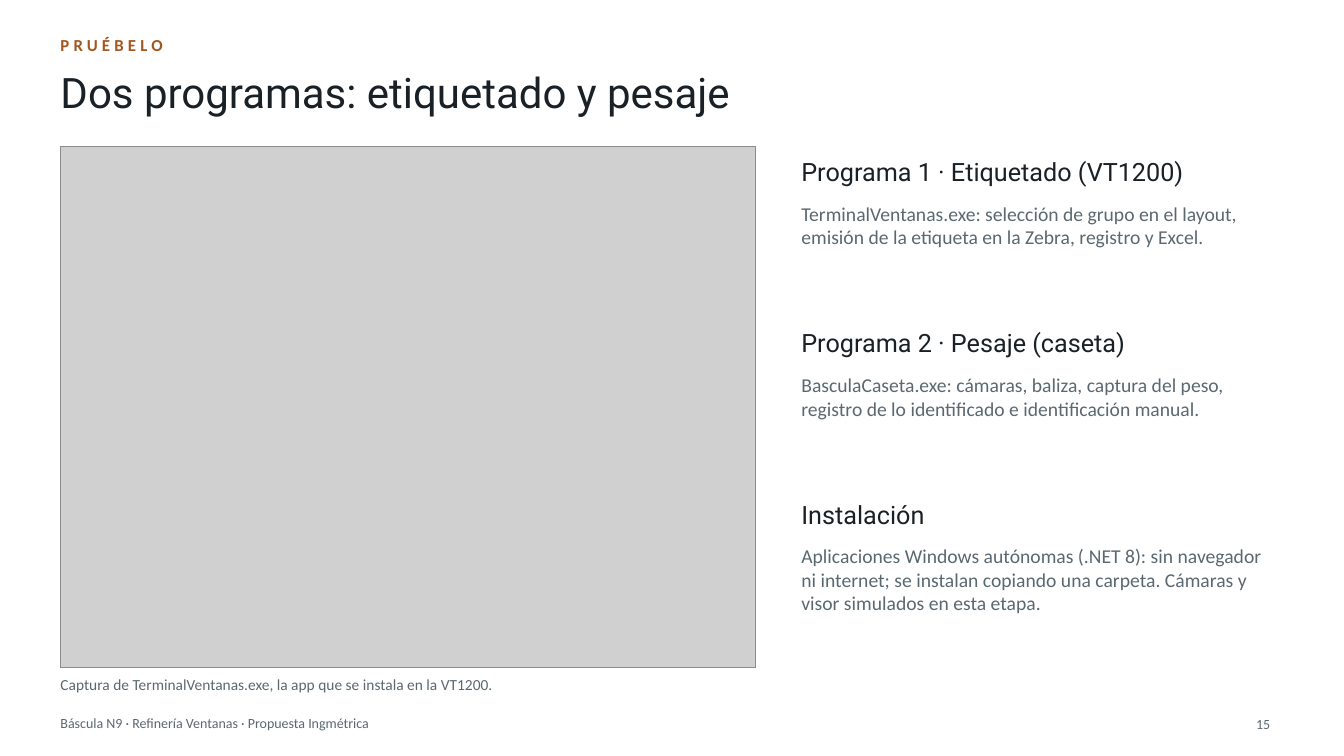
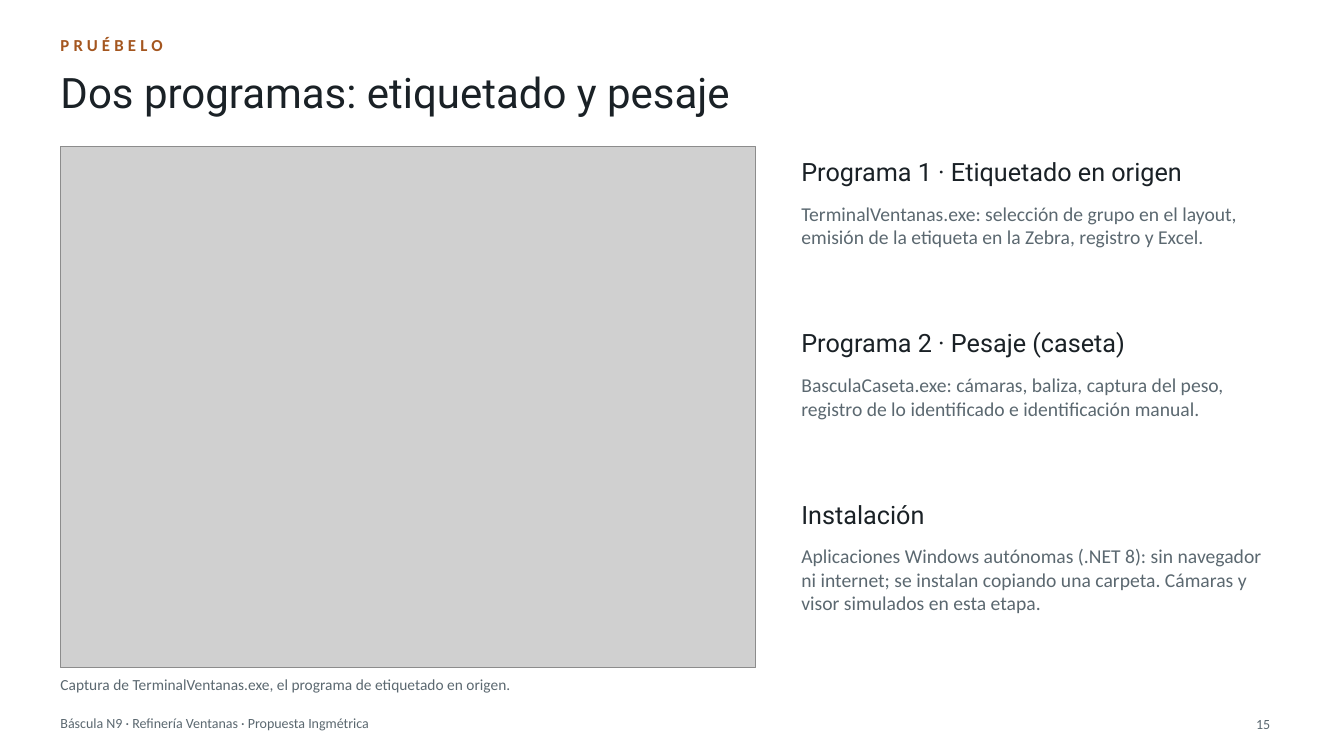
Before and after one commit to BortegaING/Codelco-Proyecto, a slide deck: slide 15 of presentacion/Bascula-N9-Ventanas.pptx. Drawn at 1344x756 pixels with LibreOffice and Linux fonts; fonts in the diff are those of the drawing; grey boxes stand for pictures. Boxes give left, top, right and bottom in pixels: in the first picture for what was removed or moved away, otherwise in the second. Text is boxed around its words. In the diff, an @@ line names an element or a change of style, - is before the commit and + after.

```diff
--- a/presentacion/Bascula-N9-Ventanas.pptx
+++ b/presentacion/Bascula-N9-Ventanas.pptx
@@ text at [801, 162, 1181, 187]: text changed @@
-Programa 1 · Etiquetado (VT1200)
+Programa 1 · Etiquetado en origen
@@ text at [60, 679, 510, 693]: text changed @@
-Captura de TerminalVentanas.exe, la app que se instala en la VT1200.
+Captura de TerminalVentanas.exe, el programa de etiquetado en origen.
```
Also in this commit, not shown: 5 other slides changed, 1 other file.
